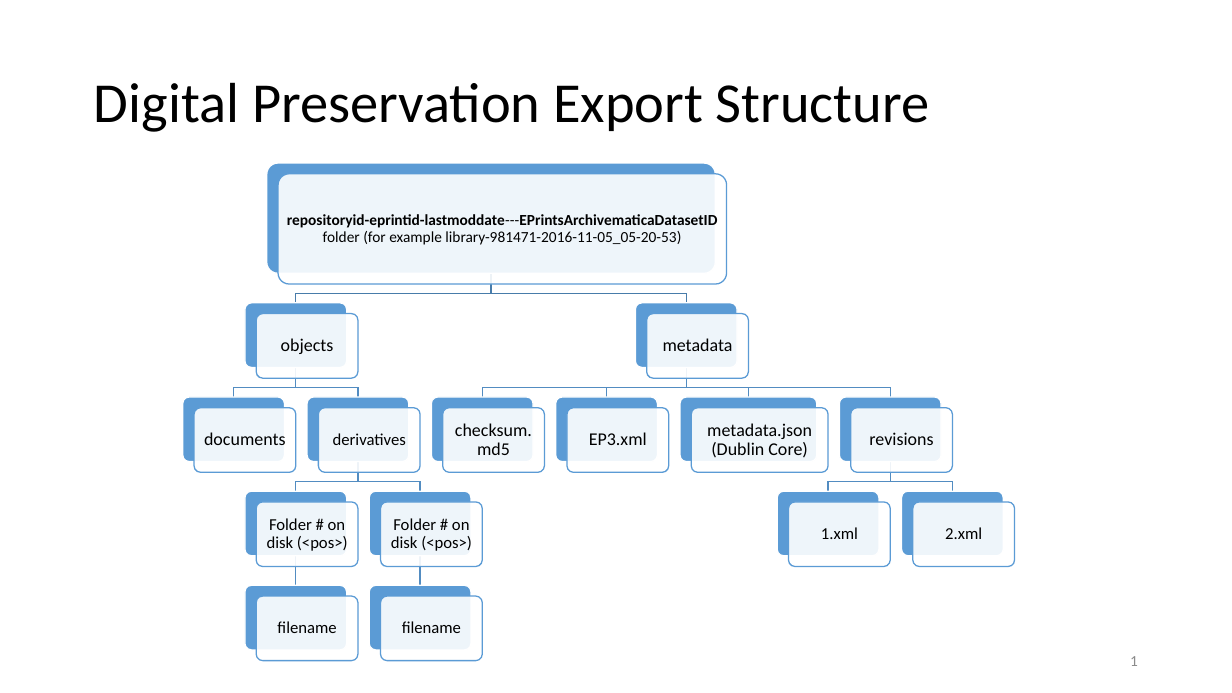
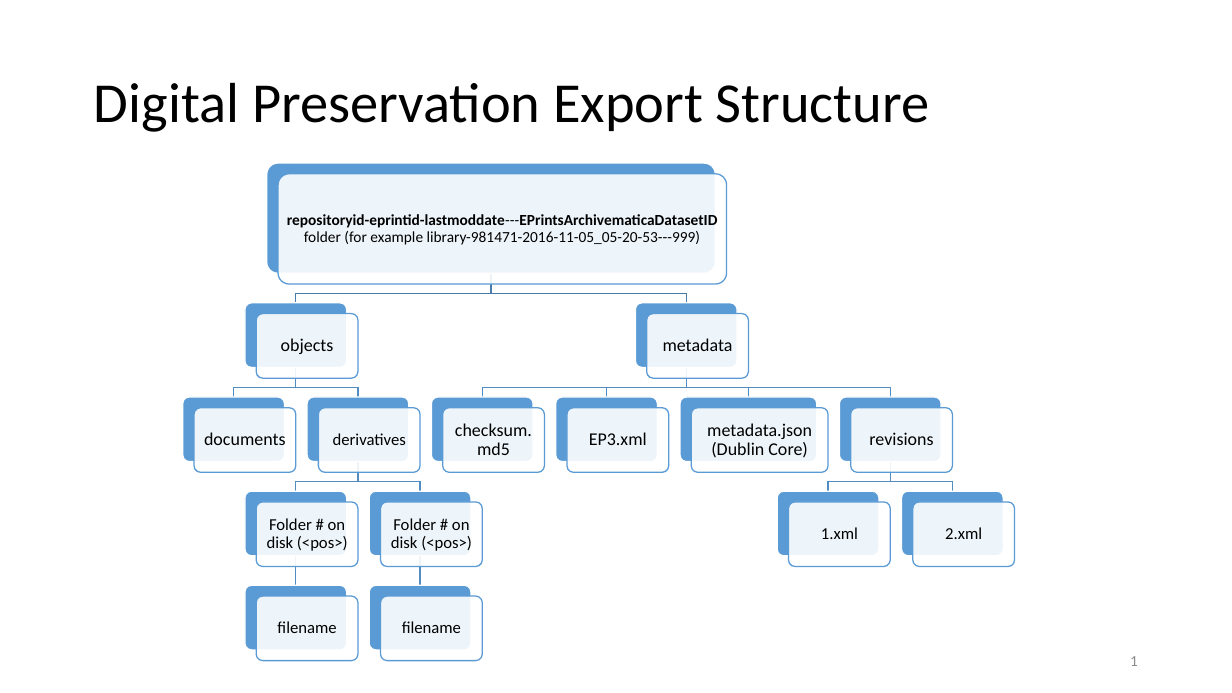
Before and after one commit to eprintsug/EPrintsArchivematica, a slide deck: slide 1 of EPrintsArchivematicaExportStructure-v2.pptx. Drawn at 1232x693 pixels with LibreOffice and Linux fonts; fonts in the diff are those of the drawing. Boxes give left, top, right and bottom in pixels: in the first picture for what was removed or moved away, otherwise in the second. Text is boxed around its words. In the diff, an @@ line names an element or a change of style, - is before the commit and + after.

Commit message:
- adding ---EPrintsArchivematicaDatasetID to the export folder name so that AM can make the callback later with this ID and we can track, inside EPrints, the corresponding UUID of the AIP in the AM Storage Service.

```diff
--- a/EPrintsArchivematicaExportStructure-v2.pptx
+++ b/EPrintsArchivematicaExportStructure-v2.pptx
@@ text at (287,214,718,245): text changed @@
-repositoryid-eprintid-lastmoddate---EPrintsArchivematicaDatasetID folder (for example library-981471-2016-11-05_05-20-53)
+repositoryid-eprintid-lastmoddate---EPrintsArchivematicaDatasetID folder (for example library-981471-2016-11-05_05-20-53---999)
```
Also in this commit, not shown: 1 other file.
